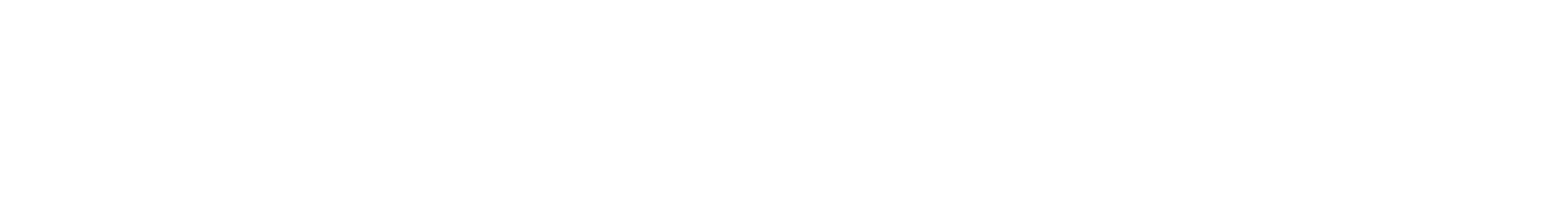
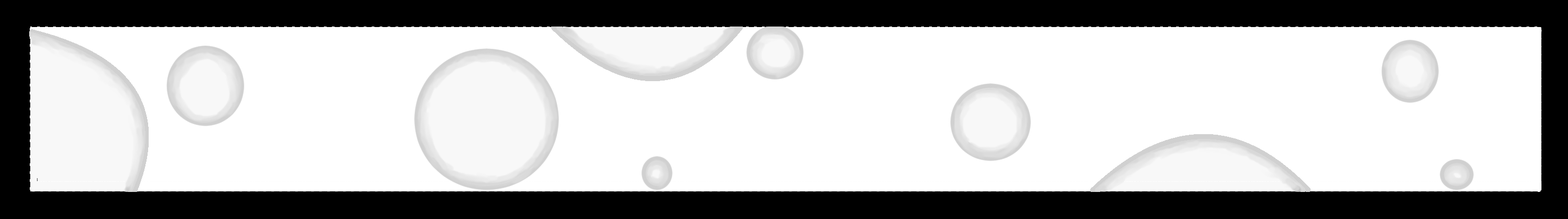
Layer changes from the first (1568, 219) image to the second:
painted on "Amount" over <box>29,26,1532,193</box>
